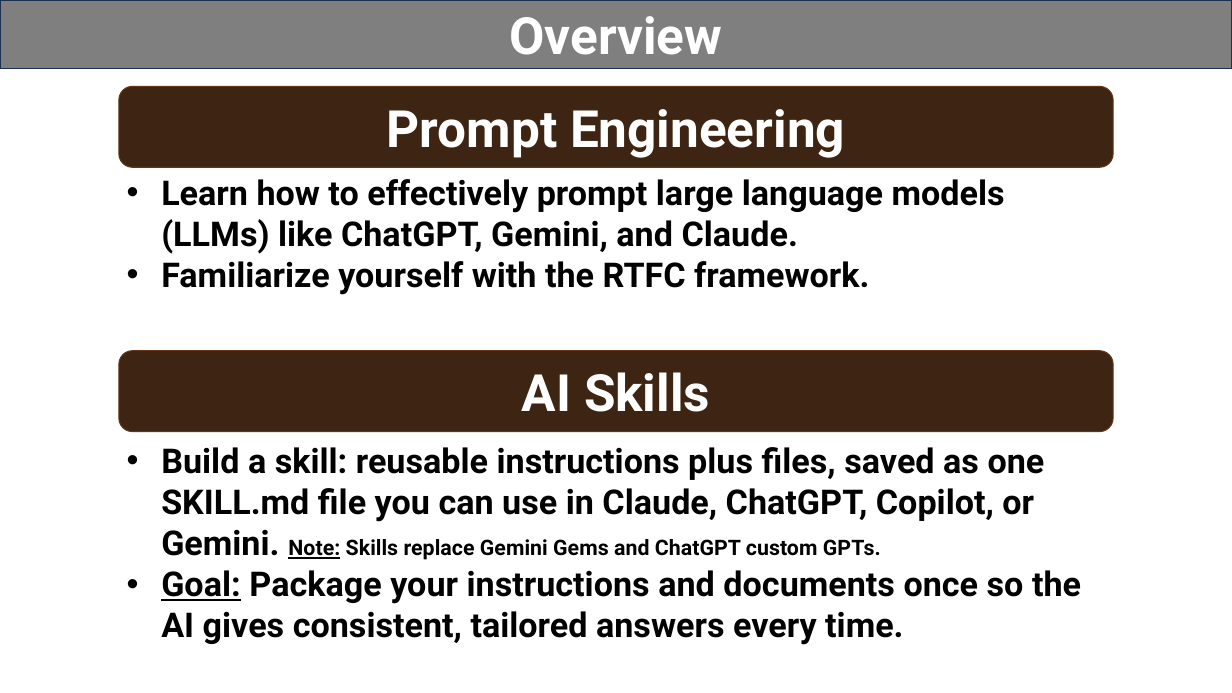
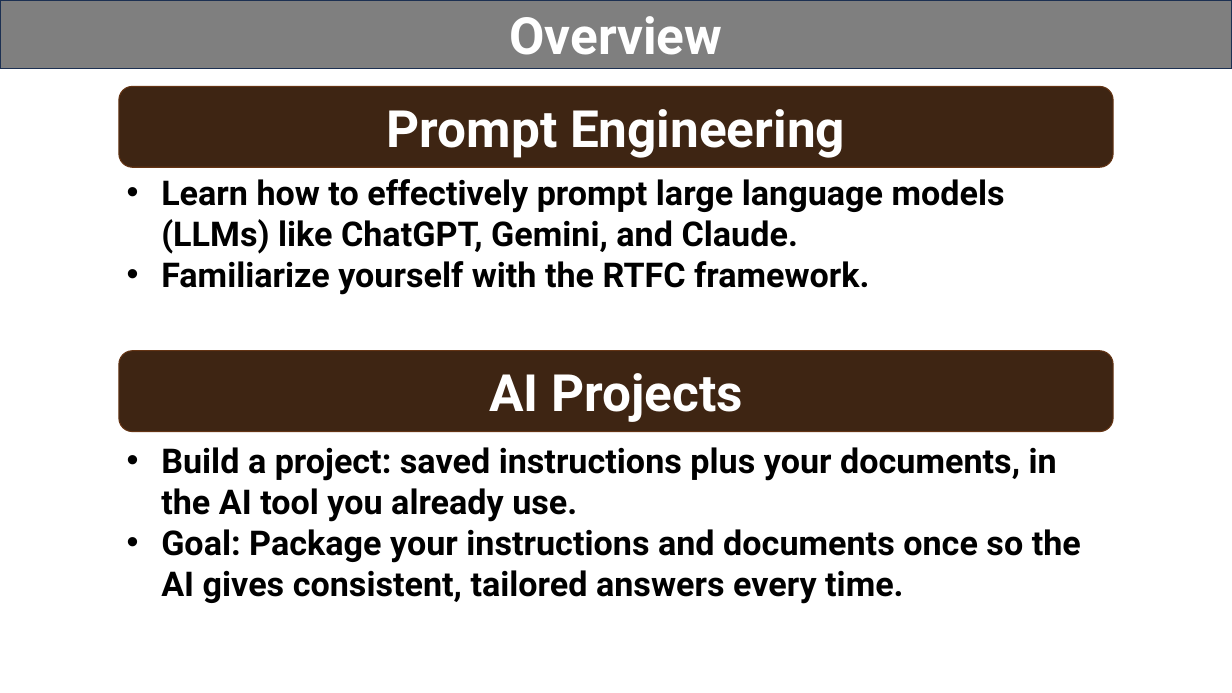
Before and after one commit to grcc-resendiz/ai-manufacturing-muskegon, a slide deck: slide 14 of instructor/Day1-Prompting-and-Skills.pptx. Drawn at 1232x693 pixels with LibreOffice and Linux fonts; fonts in the diff are those of the drawing. Boxes give left, top, right and bottom in pixels: in the first picture for what was removed or moved away, otherwise in the second. Text is boxed around its words. In the diff, an @@ line names an element or a change of style, - is before the commit and + after.

```diff
--- a/instructor/Day1-Prompting-and-Skills.pptx
+++ b/instructor/Day1-Prompting-and-Skills.pptx
@@ text in rounded rectangle at <box>489,373,742,422</box>: text changed @@
-AI Skills
+AI Projects
@@ text at <box>161,447,1057,522</box>: text changed @@
-• Build a skill: reusable instructions plus files, saved as one SKILL.md file you can use in Claude, ChatGPT, Copilot, or Gemini. Note: Skills replace Gemini Gems and ChatGPT custom GPTs.
+• Build a project: saved instructions plus your documents, in the AI tool you already use.
@@ text at <box>161,529,1081,604</box>: underline off in "Goal:" @@
```
Also in this commit, not shown: 7 other slides changed, 1 slide added, 6 other files.
